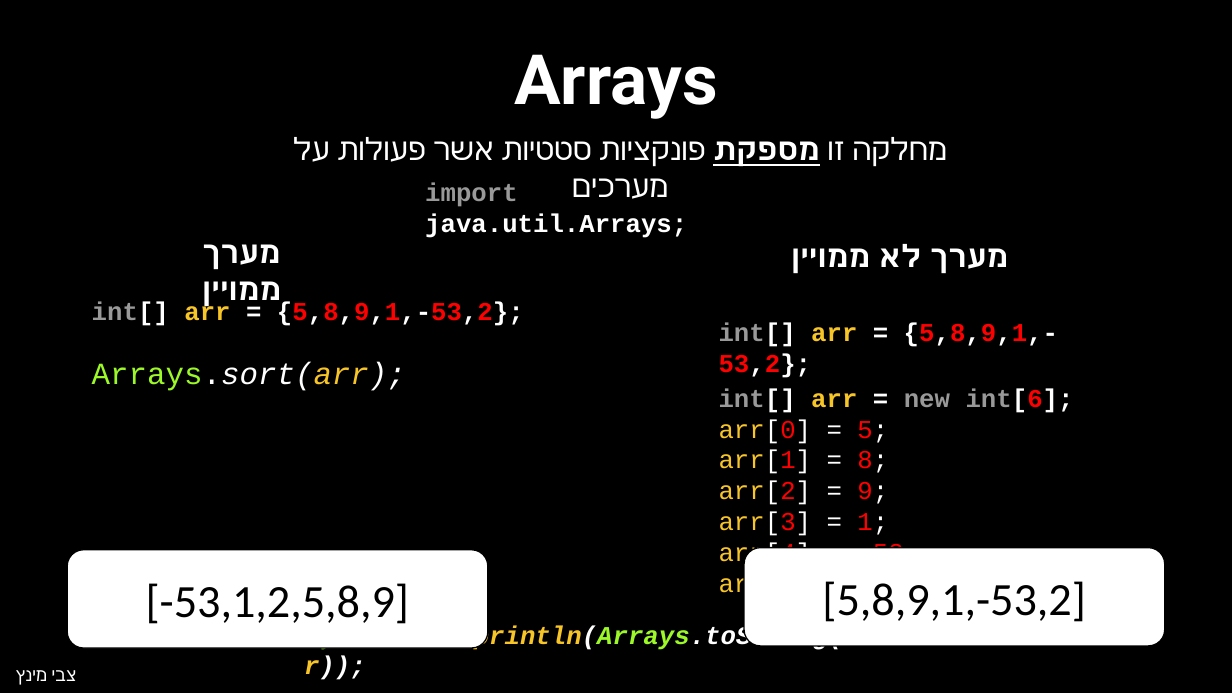
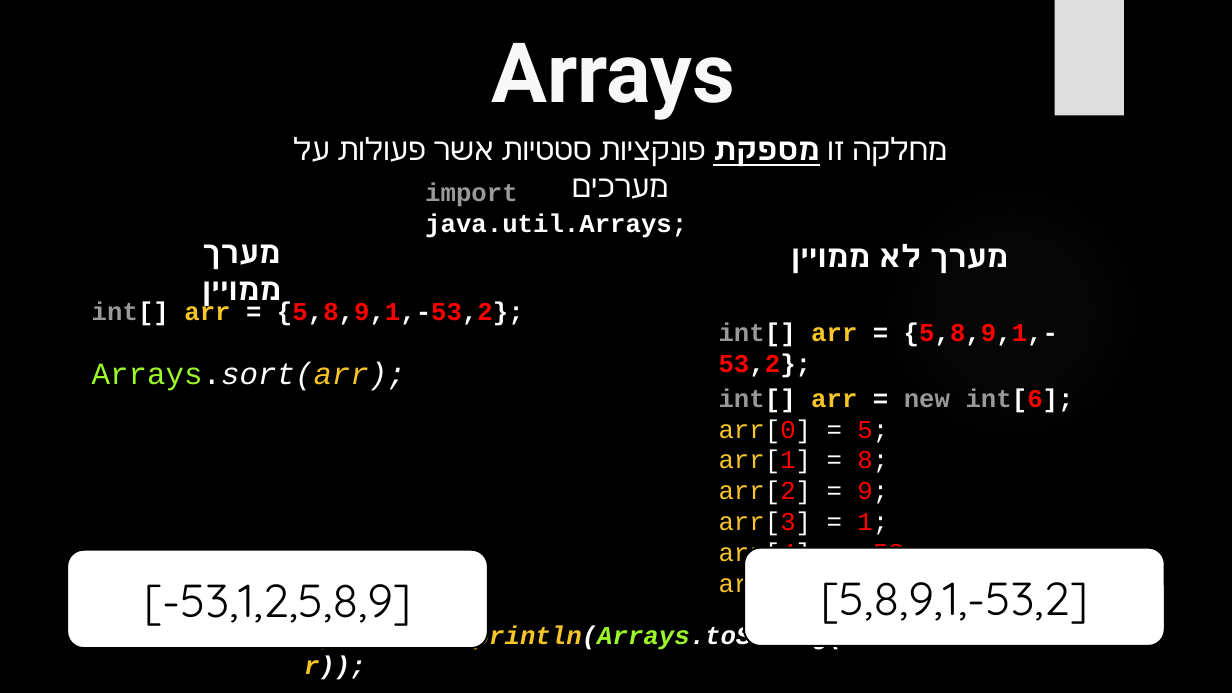
Before and after one commit to MosheOfer1/Data-Structures-2025, a slide deck: slide 5 of 1 - מבוא/תרגול 1 - מבוא.pptx. Drawn at 1232x693 pixels with LibreOffice and Linux fonts; fonts in the diff are those of the drawing; background and template pictures are left out. Boxes give left, top, right and bottom in pixels: in the first picture for what was removed or moved away, otherwise in the second. Text is boxed around its words. In the diff, an @@ line names an element or a change of style, - is before the commit and + after.

```diff
--- a/1 - מבוא/תרגול 1 - מבוא.pptx
+++ b/1 - מבוא/תרגול 1 - מבוא.pptx
@@ rectangle added at (1055, 0, 1124, 116), fill #DDDDDD @@
@@ title "Arrays" at (491, 43, 735, 120): size 54 to 64.8 pt, text colour #FFFFFF to #F8F8F8; alignment centre to left; line spacing 0.9 to 1 @@
@@ rounded rectangle "[-53,1,2,5,8,9]" at (67, 550, 488, 648): font Calibri to Quicksand; outline #000000 1 pt to #000000 1.5 pt @@
@@ rounded rectangle "[5,8,9,1,-53,2]" at (744, 548, 1165, 646): font Calibri to Quicksand; outline #000000 1 pt to #000000 1.5 pt @@
@@ text removed at (52, 670, 77, 681) @@
-צבי מינץ
```
Also in this commit, not shown: 53 other slides changed, 6 slides added, 2 slides removed.
